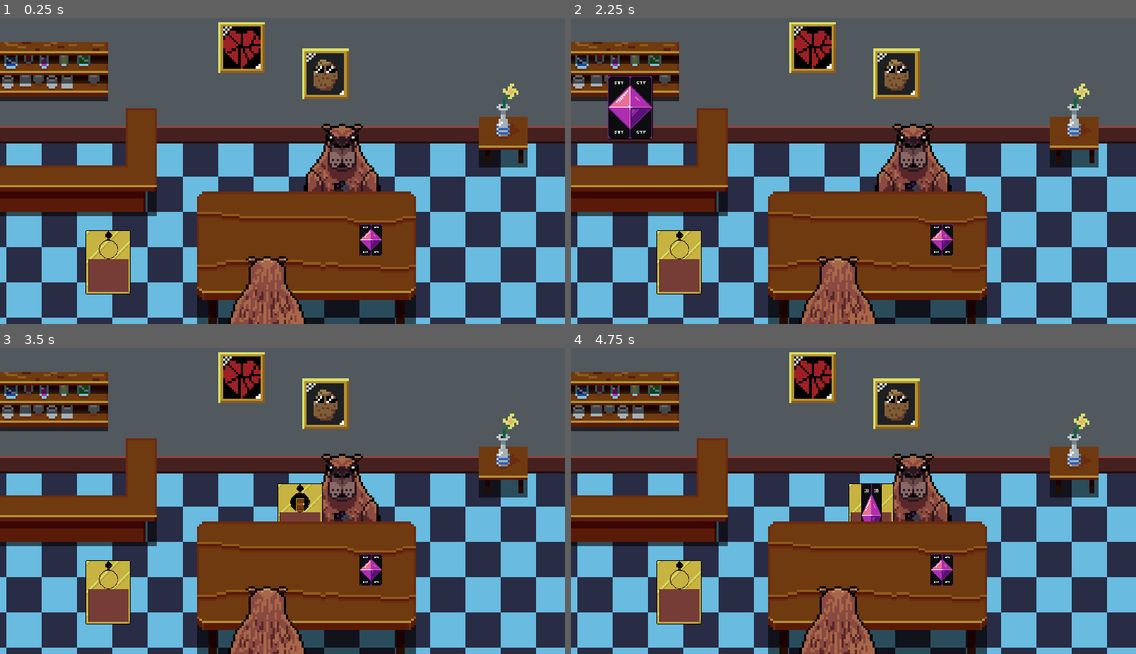
Above: before the commit, frames 1-4 (two rows, left to right).
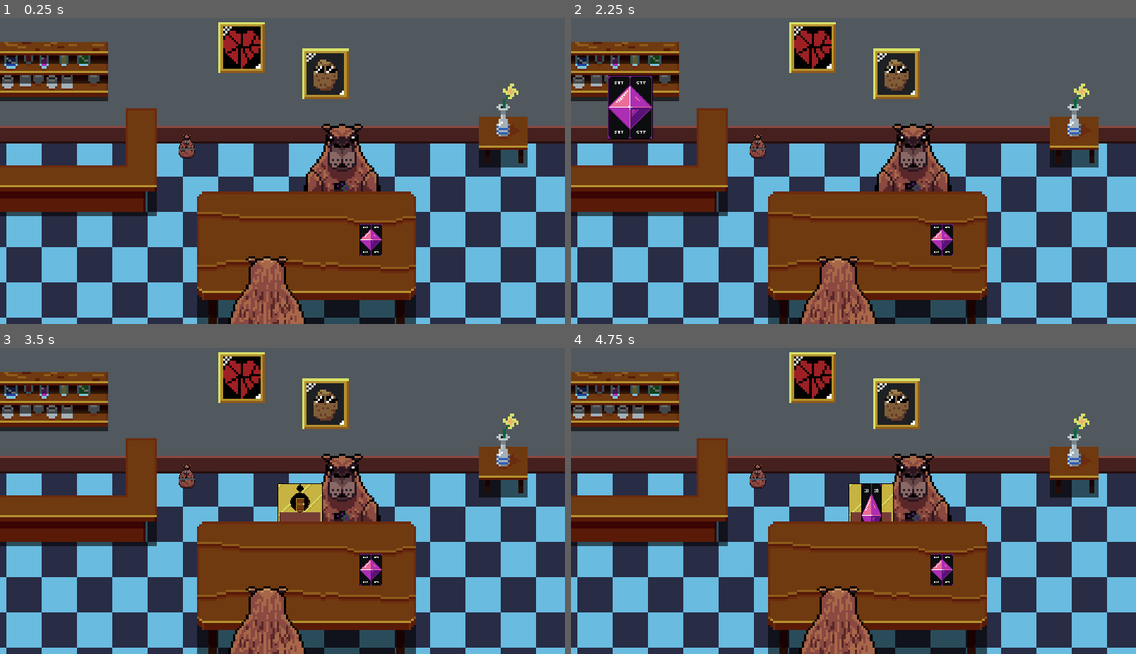
Above: after the commit, the same moments.

Repository: Buckviser/GameJam
Game: Godot game, scene res://scenes/battle_table.tscn
The game is run twice, just before and just after one commit, with the same random seed, the same clock (stepped at 60 frames per second) and the same inputs.
Inputs (mouse positions are in pixels of both pictures, inside the frame that each line leads up to):
- Up to frame 1 (0.25 s): no input
- Up to frame 2 (2.25 s): tap Enter at 0.5, 2 s; move the mouse to (977, 149) at 0.52 s; tap Z at 0.6, 1.35, 2.1 s; click (977, 149) at 0.67 s; tap Space at 0.77, 1.25, 1.52 s; move the mouse to (740, 180) at 1.27 s; click (740, 180) at 1.42 s; move the mouse to (910, 94) at 2.02 s; click (910, 94) at 2.17 s
- Up to frame 3 (3.5 s): move the mouse to (254, 559) at 2.77 s; tap Z at 2.85 s; click (254, 559) at 2.92 s; tap Space at 3.02 s
- Up to frame 4 (4.75 s): move the mouse to (1023, 543) at 3.52 s; tap Z at 3.6, 4.35 s; click (1023, 543) at 3.67 s; tap Space at 3.77, 4.52 s; move the mouse to (684, 448) at 4.27 s; click (684, 448) at 4.42 s

The runs differ from the first frame. In frame 1, 1.8% of the frame differs, in the area x 15-35%, y 38-91%; in frame 2, 1.8%; in frame 3, 1.8%; in frame 4, 1.8%.
Error in both runs: Invalid access to property or key 'card_owner' on a base object of type 'null instance'. (res://scenes/battle_table.tscn::GDScript_si2f6:69)

Commit message:
upload imagens

Diff:
--- a/scenes/battle_table.tscn
+++ b/scenes/battle_table.tscn
@@ -7,8 +7,7 @@
 [ext_resource type="Texture2D" uid="uid://b1e4xfiddc4jo" path="res://sprites/cenario.png" id="6_6u686"]
 [ext_resource type="Texture2D" uid="uid://x5c24tyujtj7" path="res://sprites/mesa_bar.png" id="6_kp2p7"]
 [ext_resource type="Texture2D" uid="uid://c6kvxsdgcosc3" path="res://sprites/Enemy.png" id="6_qqw5o"]
-[ext_resource type="Texture2D" uid="uid://csrgcqn22tgbd" path="res://sprites/Raridade_Cartas_-_Ouro.png" id="8_45s5i"]
-[ext_resource type="Texture2D" uid="uid://b0cyfn1734cgu" path="res://sprites/Layout_Cartas.png" id="9_essnk"]
+[ext_resource type="PackedScene" uid="uid://dhrjxh63i1mpt" path="res://scenes/inimigo.tscn" id="8_vvubg"]
 
 [sub_resource type="GDScript" id="GDScript_si2f6"]
 script/source = "extends Control
@@ -328,12 +327,7 @@
 position = Vector2(697, 360)
 texture = ExtResource("6_kp2p7")
 
-[node name="RaridadeCartas-Ouro" type="Sprite2D" parent="."]
-position = Vector2(245, 580)
-texture = ExtResource("8_45s5i")
-
-[node name="LayoutCartas" type="Sprite2D" parent="."]
-position = Vector2(246, 580)
-texture = ExtResource("9_essnk")
+[node name="Node2D" parent="." instance=ExtResource("8_vvubg")]
+position = Vector2(422, 309)
 
 [connection signal="gui_input" from="player_deck" to="." method="_on_deck_gui_input"]
--- /dev/null
+++ b/scenes/inimigo.tscn
@@ -0,0 +1,54 @@
+[gd_scene load_steps=5 format=3 uid="uid://dhrjxh63i1mpt"]
+
+[ext_resource type="Texture2D" uid="uid://c6kvxsdgcosc3" path="res://sprites/Enemy.png" id="1_x68iv"]
+
+[sub_resource type="Animation" id="Animation_3ojgs"]
+length = 0.001
+tracks/0/type = "value"
+tracks/0/imported = false
+tracks/0/enabled = true
+tracks/0/path = NodePath("EnemyStyle1:frame")
+tracks/0/interp = 1
+tracks/0/loop_wrap = true
+tracks/0/keys = {
+"times": PackedFloat32Array(0),
+"transitions": PackedFloat32Array(1),
+"update": 1,
+"values": [0]
+}
+
+[sub_resource type="Animation" id="Animation_kbbvd"]
+resource_name = "animacao_vitoria_enemy"
+length = 1.5
+loop_mode = 1
+step = 0.3
+tracks/0/type = "value"
+tracks/0/imported = false
+tracks/0/enabled = true
+tracks/0/path = NodePath("EnemyStyle1:frame")
+tracks/0/interp = 1
+tracks/0/loop_wrap = true
+tracks/0/keys = {
+"times": PackedFloat32Array(0, 0.3, 0.6, 0.9, 1.2),
+"transitions": PackedFloat32Array(1, 1, 1, 1, 1),
+"update": 1,
+"values": [1, 2, 3, 4, 5]
+}
+
+[sub_resource type="AnimationLibrary" id="AnimationLibrary_qtdux"]
+_data = {
+"RESET": SubResource("Animation_3ojgs"),
+"animacao_vitoria_enemy": SubResource("Animation_kbbvd")
+}
+
+[node name="Node2D" type="Node2D"]
+
+[node name="EnemyStyle1" type="Sprite2D" parent="."]
+texture = ExtResource("1_x68iv")
+hframes = 5
+vframes = 3
+
+[node name="AnimationPlayer" type="AnimationPlayer" parent="."]
+libraries = {
+"": SubResource("AnimationLibrary_qtdux")
+}
--- /dev/null
+++ b/scenes/menu.tscn
@@ -0,0 +1,44 @@
+[gd_scene load_steps=2 format=3 uid="uid://c044ji1w7b04"]
+
+[sub_resource type="GDScript" id="GDScript_id8vg"]
+resource_name = "menu"
+script/source = "extends Control
+
+#--- Signals ---
+#--- Enums ---
+#--- Constants ---
+#--- Exported Variables ---
+#--- Public Variables ---
+#--- Private Variables ---
+#--- Onready Variables ---
+#--- Engine Callbacks ---
+func _ready() -> void:
+	$botao_iniciar.disabled = true
+
+
+#--- Public Functions ---
+#--- Private Functions ---
+# - Common Use Functions -
+# - Setget Functions -
+# - Signal Functions -
+
+
+func _on_texture_button_pressed():
+	pass # Replace with function body.
+"
+
+[node name="Menu" type="Control"]
+layout_mode = 3
+anchors_preset = 15
+anchor_right = 1.0
+anchor_bottom = 1.0
+grow_horizontal = 2
+grow_vertical = 2
+script = SubResource("GDScript_id8vg")
+
+[node name="botao_iniciar" type="TextureButton" parent="."]
+layout_mode = 0
+offset_right = 40.0
+offset_bottom = 40.0
+
+[connection signal="pressed" from="botao_iniciar" to="." method="_on_texture_button_pressed"]
Not shown: 1 places in scenes/battle_table.tscn that only renumber resources
Binary file added: sprites/Carta_-_Piadinha.png
Not shown, added: sprites/Carta_-_Piadinha.png.import
Binary file added: sprites/Carta_-_Toc_Toc.png
Not shown, added: sprites/Carta_-_Toc_Toc.png.import
Binary file added: sprites/Carta_-_Trocadilho.png
Not shown, added: sprites/Carta_-_Trocadilho.png.import
Binary file added: sprites/Carta_Layout.png
Not shown, added: sprites/Carta_Layout.png.import
Binary file added: sprites/Carta_Raridade_-_Bronze.png
Not shown, added: sprites/Carta_Raridade_-_Bronze.png.import
Binary file added: sprites/Carta_Raridade_-_Ouro.png
(and 27 more such lines)
